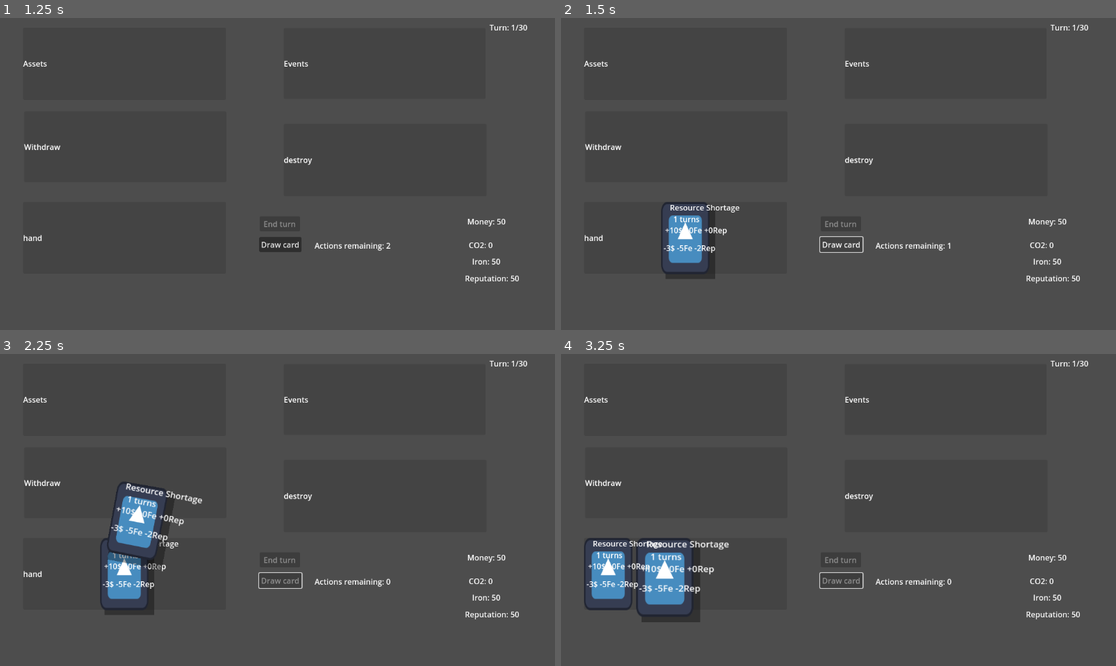
Above: before the commit, frames 1-4 (two rows, left to right).
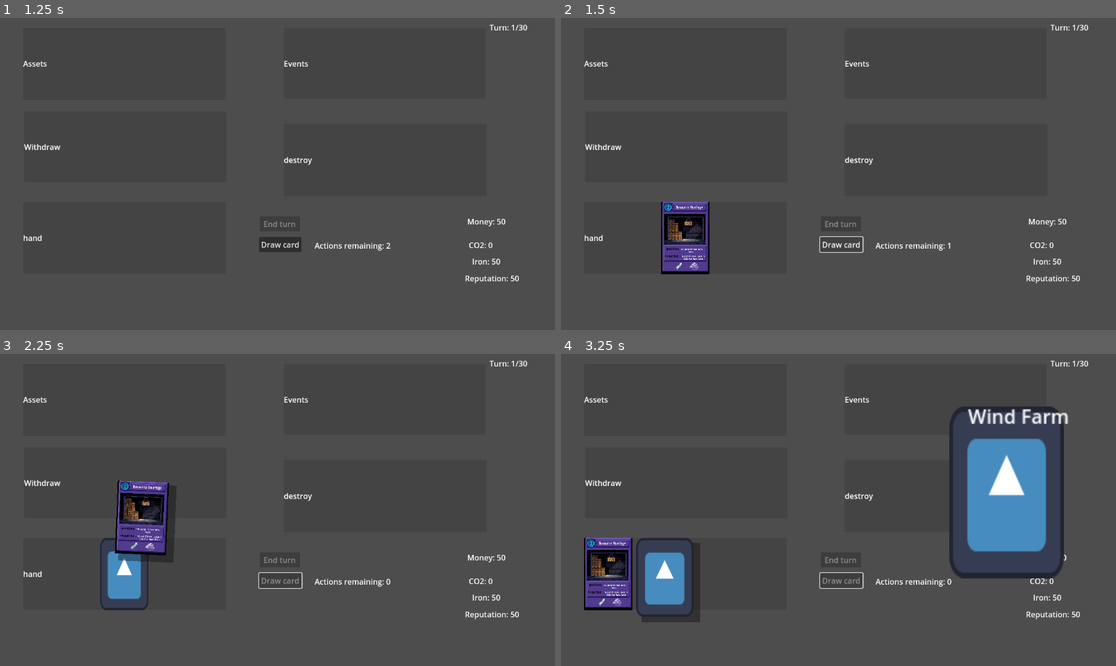
Above: after the commit, the same moments.

Repository: matiasripa/fbla-game
Game: Godot game, scene res://MainMenu.tscn
Same seed, same stepped clock (60 frames per second), same inputs: the game is played once before the commit and once after it. The engine's default icon, where the game draws it, is replaced by a stand-in: a white triangle on a blue panel in a dark square.
Inputs (mouse positions are in pixels of both pictures, inside the frame that each line leads up to):
- Up to frame 1 (1.25 s): tap Enter (ui_accept) at 0.5, 0.77 s; move the mouse to (399, 158) at 0.52 s; press the mouse at (399, 158) at 0.53 s; hold Up (ui_up) from 0.53 s (still down); right-click (399, 158) at 0.8 s
- Up to frame 2 (1.5 s): release Up (ui_up) at 1.25 s; release the mouse at (960, 158) at 1.25 s; click "Draw card" at 1.25 s
- Up to frame 3 (2.25 s): tap Enter (ui_accept) at 2 s; drag from (122, 572) to (177, 400) at 2.02 s
- Up to frame 4 (3.25 s): move the mouse to (660, 572) at 2.77 s; press the mouse at (660, 572) at 2.78 s; hold Up (ui_up) from 2.78 s (still down); right-click (660, 572) at 3.05 s

Frame 1 is identical in both runs. In frame 2, 2.2% of the frame differs, in the area x 18-33%, y 58-84%; in frame 3, 2.9%; in frame 4, 9.8%, in the area x 4-92%, y 16-83%.

Commit message:
add the art and zoom to read
make a way to add art and made a zoom so you can read the card fixs some bugs and insure the game is playable

Diff:
--- a/example/card/card.gd
+++ b/example/card/card.gd
@@ -85,7 +85,7 @@
 	{
 		"name": "Solar Plant",
 		"positive": [2, 10, 0, 5, 0],  # [turns, money, iron, reputation, co2]
-		"negative": [3, 0, 0, 0, 3]
+		"negative": [4, 0, 0, 0, 3]
 	},
 	{
 		"name": "Wind Farm",
@@ -113,7 +113,57 @@
 
 # Store the original card data for transfer
 var card_data = null
-
+var card_textures = {
+	"Solar Plant": preload("res://solar_plant_card.jpg"),
+	"Resource Shortage": preload("res://resource shortage.jpg"),
+	# You can add other card textures here as they become available
+}
+
+# Zoom card variables
+var zoom_card: Control = null
+var zoom_active: bool = false
+var zoom_scale: float = 2.5
+var zoom_position: Vector2 = Vector2(800, 100)  # Position on right side of screen
+
+# Add this method to create the zoomed card
+func create_zoom_card():
+	# Only create zoom card if we're in the hand field
+	if home_field and home_field.name == "hand" and !zoom_active and state_machine.current_state.name != "Drag":
+		# Create a duplicate of this card for zooming
+		zoom_card = duplicate()
+
+		# IMPORTANT: Prevent _ready() from running again on the duplicated card
+		zoom_card.set_script(null)  # Remove the script to prevent _ready from running
+
+		# Manually set up the zoom card appearance
+		zoom_card.scale = Vector2(zoom_scale, zoom_scale)
+		zoom_card.position = zoom_position
+		zoom_card.mouse_filter = Control.MOUSE_FILTER_IGNORE  # Don't capture mouse events
+
+		# Make labels visible on the zoomed card
+		var name_label_zoom = zoom_card.get_node("NameLabel")
+		var turn_label_zoom = zoom_card.get_node("turn_label")
+		var pos_effect_zoom = zoom_card.get_node("positive_effect_label")
+		var neg_effect_zoom = zoom_card.get_node("negative_effect_label")
+
+		name_label_zoom.visible = true
+
+		# Add to canvas layer for visibility
+		var canvas = get_node("/root/Game/Signalbus/CanvasLayer")
+		canvas.add_child(zoom_card)
+		zoom_active = true
+
+
+
+
+# Add this method to remove the zoomed card
+func remove_zoom_card():
+	if zoom_card:
+		zoom_card.queue_free()
+		zoom_card = null
+		zoom_active = false
+
+# Then modify the _ready function to handle the texture assignment
 func _ready():
 	randomize()
 
@@ -143,7 +193,19 @@
 		card_data.negative[4]   # co2
 	]
 
+	# Set card texture based on card name
+	if card_textures.has(card_data.name):
+		card_texture.texture = card_textures[card_data.name]
+
+	# Make labels initially hidden on the regular card
+	name_label.visible = false
+	turn_label.visible = false
+	positive_effect_label.visible = false
+	negative_effect_label.visible = false
+
+	# Update all labels with current values
 	_update_labels()
+
 
 # Updates card labels based on current state (positive or negative)
 func _update_labels():
@@ -159,46 +221,59 @@
 # Move card with mouse when being dragged
 func _process(delta):
 	if state_machine.current_state.name == "Drag":
+		# Ensure zoom is removed when dragging
+		remove_zoom_card()
+
 		var target = get_global_mouse_position() - pivot_offset
 		var direction = target - global_position
 		global_position += direction * delta * follow_speed
 
 		var mouse_movement = get_global_mouse_position() - mouse_start_pos
-		var tilt_angle = clamp(mouse_movement.x * 0.35, -max_tilt_angle, max_tilt_angle)
-		rotation_degrees = lerp(rotation_degrees, tilt_angle, delta * 25.0)
+		var tilt_angle = clamp(mouse_movement.x * 0.10, -max_tilt_angle, max_tilt_angle)
+		rotation_degrees = lerp(rotation_degrees, tilt_angle, delta * 15.0)
 
 # Handle mouse input on the card
 func _on_gui_input(event):
 	if event.is_action_pressed("mouse_left"):
 		mouse_start_pos = get_global_mouse_position()
+		# Remove zoom card when dragging starts
+		remove_zoom_card()
+
 	state_machine.on_gui_input(event)
 
 	if not event is InputEventMouseMotion: return
 
 	# Calculate 3D perspective effect based on mouse position
-	var mouse_pos: Vector2 = get_local_mouse_position()
-
-	var lerp_val_x: float = remap(mouse_pos.x, 0.0, size.x, 0, 1)
-	var lerp_val_y: float = remap(mouse_pos.y, 0.0, size.y, 0, 1)
-
-	var rot_x: float = rad_to_deg(lerp_angle(-angle_x_max, angle_x_max, lerp_val_x)) / 5
-	var rot_y: float = rad_to_deg(lerp_angle(angle_y_max, -angle_y_max, lerp_val_y)) / 5
+	#var mouse_pos: Vector2 = get_local_mouse_position()
+
+	#var lerp_val_x: float = remap(mouse_pos.x, 0.0, size.x, 0, 1)
+	#var lerp_val_y: float = remap(mouse_pos.y, 0.0, size.y, 0, 1)
+
+	#var rot_x: float = rad_to_deg(lerp_angle(-angle_x_max, angle_x_max, lerp_val_x)) / 5
+	#var rot_y: float = rad_to_deg(lerp_angle(angle_y_max, -angle_y_max, lerp_val_y)) / 5
 
 	# Apply 3D perspective shader parameters
-	shader_material.set_shader_parameter("fov", 90.0)
-	shader_material.set_shader_parameter("cull_back", false)
-	shader_material.set_shader_parameter("inset", 0.1)
-	shader_material.set_shader_parameter("y_rot", rot_x)
-	shader_material.set_shader_parameter("x_rot", rot_y)
-
-	shader_material.set_shader_parameter("x_rot", shader_material.get_shader_parameter("x_rot") + 180.0)
+	#shader_material.set_shader_parameter("fov", 90.0)
+	#shader_material.set_shader_parameter("cull_back", false)
+	#shader_material.set_shader_parameter("inset", 0.1)
+	#shader_material.set_shader_parameter("y_rot", rot_x)
+	#shader_material.set_shader_parameter("x_rot", rot_y)
+
+	#shader_material.set_shader_parameter("x_rot", shader_material.get_shader_parameter("x_rot") + 180.0)
 
 # Pass input events to state machine
 func _input(event):
 	state_machine.on_input(event)
 
+	# Remove zoom card if state changes to Drag
+	if state_machine.current_state and state_machine.current_state.name == "Drag" and zoom_active:
+		remove_zoom_card()
+
 # Handle card destruction with dissolve animation
 func destroy() -> void:
+	# Remove zoom if active
+	remove_zoom_card()
+
 	# Ensure we're using the dissolve material
 	card_texture.use_parent_material = false
 	if tween_destroy and tween_destroy.is_running():
@@ -242,6 +317,9 @@
 
 # Smoothly move card to target position
 func smooth_move_to(target: Vector2):
+	# Remove zoom when card is moved
+	remove_zoom_card()
+
 	if tween_move:
 		tween_move.kill()
 	tween_move = create_tween().set_trans(Tween.TRANS_CUBIC).set_ease(Tween.EASE_OUT)
@@ -255,6 +333,10 @@
 # Mouse enter hover effect
 func _on_mouse_entered():
 	if home_field:
+		# Show zoom card only if in hand field and not in Drag state
+		if home_field.name == "hand" and state_machine.current_state.name != "Drag":
+			create_zoom_card()
+
 		# Only show hover effects for cards not in withdraw or assets fields
 		if !home_field.iswithdraw and !home_field.isasset:
 			state_machine.on_mouse_entered()
@@ -272,6 +354,9 @@
 
 # Mouse exit effect
 func _on_mouse_exited():
+	# Remove zoom card when mouse exits the card
+	remove_zoom_card()
+
 	state_machine.on_mouse_exited()
 	shadow_texture_rect.visible = false
 
--- a/example/card/card.tscn
+++ b/example/card/card.tscn
@@ -60,6 +60,7 @@
 expand_mode = 1
 
 [node name="TextureRect" type="TextureRect" parent="ColorRect"]
+visible = false
 modulate = Color(0, 0, 0, 1)
 self_modulate = Color(0, 0, 0, 0.341176)
 show_behind_parent = true
@@ -72,6 +73,7 @@
 expand_mode = 1
 
 [node name="positive_effect_label" type="Label" parent="."]
+visible = false
 layout_mode = 0
 offset_left = 7.535
 offset_top = 46.705
@@ -80,6 +82,7 @@
 text = "positive eff"
 
 [node name="negative_effect_label" type="Label" parent="."]
+visible = false
 layout_mode = 0
 offset_left = 5.46
 offset_top = 84.14
@@ -88,6 +91,7 @@
 text = "negative eff"
 
 [node name="turn_label" type="Label" parent="."]
+visible = false
 layout_mode = 0
 offset_left = 13.0
 offset_top = 24.0
--- a/example/card/state_machine/states/drag_card_state.gd
+++ b/example/card/state_machine/states/drag_card_state.gd
@@ -3,6 +3,10 @@
 
 func _enter():
 	card.label.text = "DRAG"
+
+	# Make sure to remove any zoom card when entering drag state
+	if card.zoom_active:
+		card.remove_zoom_card()
 
 	card.index = card.get_index()
 
--- a/example/card/state_machine/states/idle_card_state.gd
+++ b/example/card/state_machine/states/idle_card_state.gd
@@ -3,7 +3,7 @@
 
 func _enter():
 
-	card.label.text = "Idle"
+
 	card.pivot_offset = Vector2.ZERO
 
 
--- a/example/card/state_machine/states/release_card_state.gd
+++ b/example/card/state_machine/states/release_card_state.gd
@@ -2,6 +2,11 @@
 
 func _enter():
 	card.label.text = "Release"
+
+	# Ensure any zoom card is removed when releasing
+	if card.zoom_active:
+		card.remove_zoom_card()
+
 	var field_areas = card.drop_point_detector.get_overlapping_areas()
 
 	if field_areas.is_empty():
Binary file added: resource shortage.jpg
Not shown, added: resource shortage.jpg.import
Binary file added: solar_plant_card.jpg
Not shown, added: solar_plant_card.jpg.import
